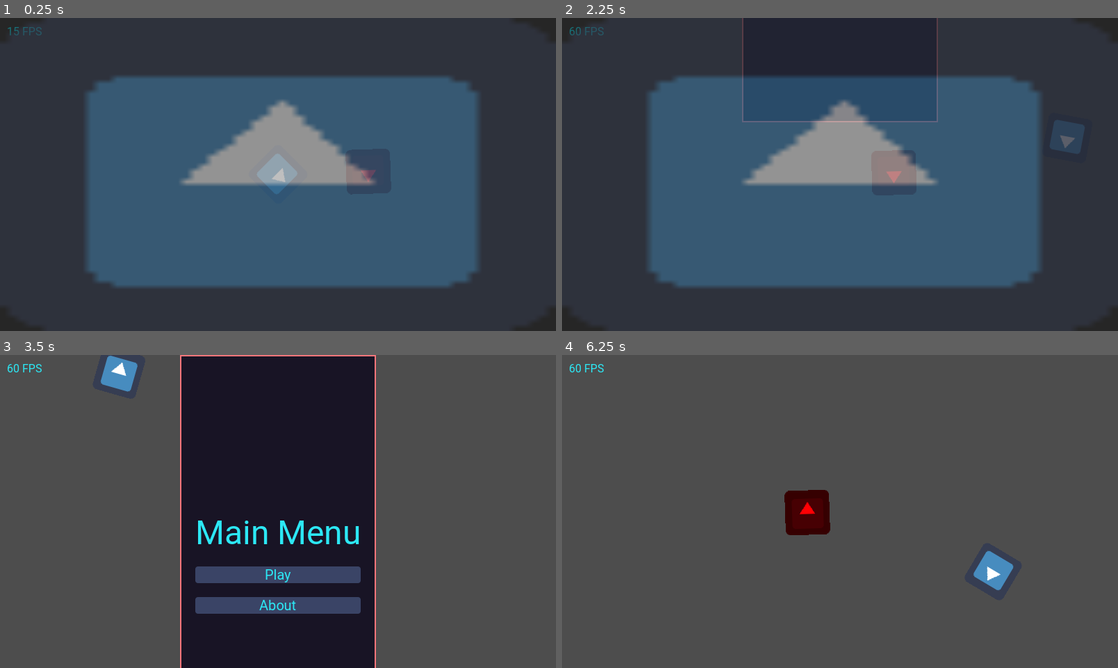
Above: before the commit, frames 1-4 (two rows, left to right).
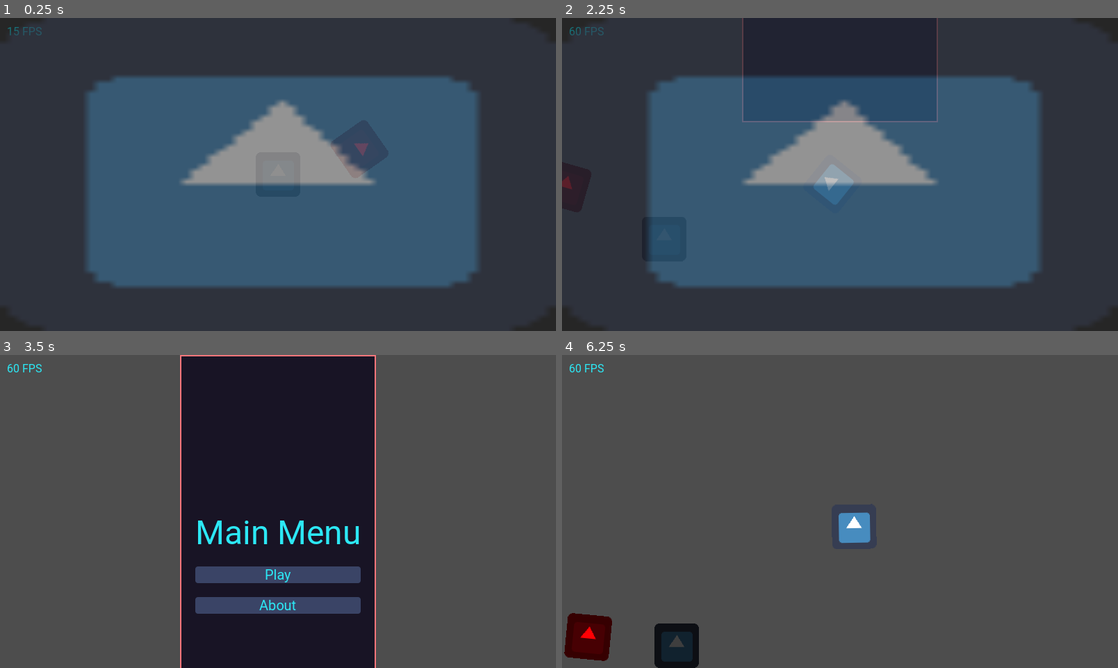
Above: after the commit, the same moments.

Repository: Bloodyaugust/ld-54
Game: Godot game, scene res://scenes/main.tscn
Two runs of this game, one before a commit and one after it. Both use one fixed random seed, a clock stepped at 60 frames per second and the inputs below. The engine's default icon, where the game draws it, is replaced by a stand-in: a white triangle on a blue panel in a dark square.
Inputs (mouse positions are in pixels of both pictures, inside the frame that each line leads up to):
- Up to frame 1 (0.25 s): no input
- Up to frame 2 (2.25 s): tap Enter at 0.5, 2 s; move the mouse to (962, 158) at 0.52 s; hold Right (ui_right) 0.53-1.25 s; click (962, 158) at 0.67 s; tap Space at 1.25 s; drag from (728, 190) to (956, 161) at 1.27 s; move the mouse to (895, 105) at 2.02 s; hold Right (ui_right) from 2.03 s (still down); click (895, 105) at 2.17 s
- Up to frame 3 (3.5 s): release Right (ui_right) at 2.75 s; click "Play" at 2.75 s
- Up to frame 4 (6.25 s): click "Play" at 3.5 s; drag from (812, 574) to (589, 389) at 4.27 s; move the mouse to (1006, 558) at 5.02 s; hold Left (ui_left) 5.03-5.75 s; click (1006, 558) at 5.17 s; drag from (673, 464) to (756, 433) at 5.77 s

The runs differ from the first frame. In frame 1, 0.6% of the frame differs, in the area x 46-68%, y 40-57%; in frame 2, 1.1%; in frame 3, 0.5%; in frame 4, 4.4%, in the area x 0-82%, y 43-100%.

Commit message:
Add PID control for ship rotation
- Tweak lots of module and const values around movement
- Fix some camera follow shenanigans

Diff:
--- a/actors/Player.tscn
+++ b/actors/Player.tscn
@@ -1,10 +1,30 @@
-[gd_scene load_steps=3 format=3 uid="uid://vqyckwxhkax0"]
+[gd_scene load_steps=6 format=3 uid="uid://vqyckwxhkax0"]
 
 [ext_resource type="Script" path="res://scripts/controllers/PlayerController.gd" id="1_hg873"]
 [ext_resource type="PackedScene" uid="uid://couplwfrtf7s6" path="res://actors/Ship.tscn" id="2_nnnpa"]
+[ext_resource type="Resource" uid="uid://cifgmmymjs6xl" path="res://data/modules/basic_engine.tres" id="3_k3r4s"]
+[ext_resource type="Theme" uid="uid://co811ue55i33m" path="res://resources/base_theme.tres" id="4_pcx4e"]
+
+[sub_resource type="Curve" id="Curve_owvtl"]
+_data = [Vector2(0, 0), 0.0, 1.4, 0, 0, Vector2(1, 1), 0.0, 0.0, 0, 0]
+point_count = 2
 
 [node name="Player" type="Node2D"]
 script = ExtResource("1_hg873")
+camera_look_distance_curve = SubResource("Curve_owvtl")
 
-[node name="Ship" parent="." instance=ExtResource("2_nnnpa")]
+[node name="Ship" parent="." groups=["player"] instance=ExtResource("2_nnnpa")]
 unique_name_in_owner = true
+starting_modules = Array[Resource("res://data/module.gd")]([ExtResource("3_k3r4s")])
+
+[node name="PID" type="Label" parent="Ship"]
+unique_name_in_owner = true
+visible = false
+offset_left = -20.0
+offset_top = -61.0
+offset_right = 20.0
+offset_bottom = -38.0
+theme = ExtResource("4_pcx4e")
+text = "PID"
+horizontal_alignment = 1
+vertical_alignment = 1
--- a/actors/Ship.gd
+++ b/actors/Ship.gd
@@ -1,14 +1,25 @@
 extends Node2D
 
+const KP : float = 0.65
+const KI : float = 0.35
+const KD : float = 0.20
 const THRUST_MIN: float = 1.0
+const THRUST_MAX_SPEED_MODIFIER: float = 0.5
+const THRUST_TO_ANGULAR_SCALAR: float = 2.75
 const MASS_MAX: float = 100.0
 
 @export var starting_modules: Array[ModuleData]
 
 var move_target: Vector2 = Vector2.ZERO
+var pid_output: float = 0.0
 
+var _angular_velocity: float = 0.0
+var _braking: bool = false
+var _integral: float = 0.0
 var _thrust: float
 var _modules: Array[ModuleData] = []
+var _previous_error: float = 0.0
+var _setpoint: float = 0.0
 var _velocity: Vector2 = Vector2.ZERO
 
 func add_module(module: ModuleData) -> void:
@@ -18,16 +29,47 @@
     GameConstants.MODULE_TYPES.ENGINE:
       _thrust += module.thrust
 
+func set_braking(braking: bool) -> void:
+  _braking = braking
+
 func _physics_process(delta) -> void:
-  look_at(move_target)
+  if _braking:
+    var _new_velocity_length: float = max(_velocity.length() - (_thrust * delta), 0.0)
 
-  var _velocity_this_frame: float = delta * _thrust
-  _velocity += Vector2(_velocity_this_frame * cos(global_rotation), _velocity_this_frame * sin(global_rotation))
+    _velocity = _velocity.normalized() * _new_velocity_length
 
-  var _new_velocity_length: float = min(_velocity.length(), _thrust)
-  print("velocity: ", _velocity.length())
-  _velocity = _velocity.normalized() * _new_velocity_length
+    if abs(_angular_velocity) <= _thrust * THRUST_TO_ANGULAR_SCALAR * delta:
+      _angular_velocity = 0.0
+    else:
+      _angular_velocity += (_thrust * THRUST_TO_ANGULAR_SCALAR * delta) * (signf(_angular_velocity) * -1)
+  else:
+    _setpoint = global_position.angle_to_point(move_target)
 
+    # Calculate the error
+    var _error: float = wrapf(_setpoint - global_rotation, -PI, PI)
+
+    # Proportional term
+    var _p: float = KP * _error
+
+    # Integral term
+    _integral += _error * delta
+    var _i: float = KI * _integral
+
+    # Derivative term
+    var _d: float = KD * (_error - _previous_error) / delta
+
+    # Control output
+    pid_output = clamp(_p + _i + _d, -1.0, 1.0)
+    _angular_velocity += (_thrust * THRUST_TO_ANGULAR_SCALAR) * pid_output * delta
+    _previous_error = _error
+
+    var _velocity_this_frame: float = delta * _thrust
+    _velocity += Vector2(_velocity_this_frame * cos(global_rotation), _velocity_this_frame * sin(global_rotation))
+
+    var _new_velocity_length: float = min(_velocity.length(), _thrust * THRUST_MAX_SPEED_MODIFIER)
+    _velocity = _velocity.normalized() * _new_velocity_length
+
+  global_rotation += _angular_velocity * delta
   global_translate(_velocity)
 
 func _ready() -> void:
--- a/scenes/main.tscn
+++ b/scenes/main.tscn
@@ -122,13 +122,17 @@
 layout_mode = 2
 text = "Main Menu"
 
-[node name="BetterCam" parent="." instance=ExtResource("5")]
+[node name="BetterCam" parent="." groups=["better_camera"] instance=ExtResource("5")]
 key_movement = false
 mouse_drag = false
 zoom_max = 1.0
 
+[node name="Player" parent="." instance=ExtResource("1_4pt6e")]
+
+[node name="Sprite2D" type="Sprite2D" parent="."]
+modulate = Color(0.243137, 0.243137, 0.243137, 1)
+texture = ExtResource("2")
+
 [node name="Ship" parent="." instance=ExtResource("8_md4cg")]
 modulate = Color(1, 0, 0.0156863, 1)
-position = Vector2(152, -5)
-
-[node name="Player" parent="." instance=ExtResource("1_4pt6e")]
+position = Vector2(96, -40)
--- a/scripts/controllers/PlayerController.gd
+++ b/scripts/controllers/PlayerController.gd
@@ -1,6 +1,25 @@
 extends Node2D
 
+const CAMERA_LOOK_MAX_DISTANCE: float = 150.0
+const CAMERA_LOOK_MAX_AT_DISTANCE: float = 1500.0
+const BRAKING_MOUSE_DISTANCE_MAX: float = 50.0
+
+@export var camera_look_distance_curve: Curve
+
+@onready var _better_camera: Camera2D = get_tree().get_first_node_in_group("better_camera")
 @onready var _ship: Node2D = %Ship
 
+func _physics_process(delta):
+  var _look_direction: Vector2 = (get_global_mouse_position() - _ship.global_position).normalized()
+  var _look_distance: float = camera_look_distance_curve.sample(_ship.global_position.distance_to(get_global_mouse_position()) / CAMERA_LOOK_MAX_AT_DISTANCE) * CAMERA_LOOK_MAX_DISTANCE
+
+  _better_camera.set_target_position(_ship.global_position + (_look_direction * _look_distance))
+
 func _process(_delta) -> void:
-  _ship.move_target = get_global_mouse_position()
+  if _ship.global_position.distance_to(get_global_mouse_position()) <= BRAKING_MOUSE_DISTANCE_MAX:
+    _ship.set_braking(true)
+  else:
+    _ship.set_braking(false)
+    _ship.move_target = get_global_mouse_position()
+
+  %PID.text = "%s" % _ship.pid_output
